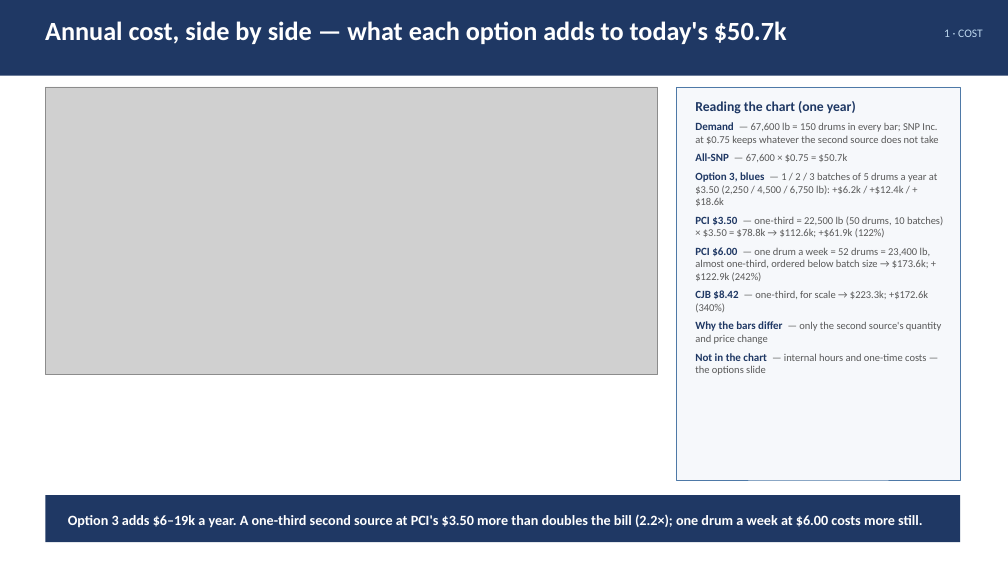
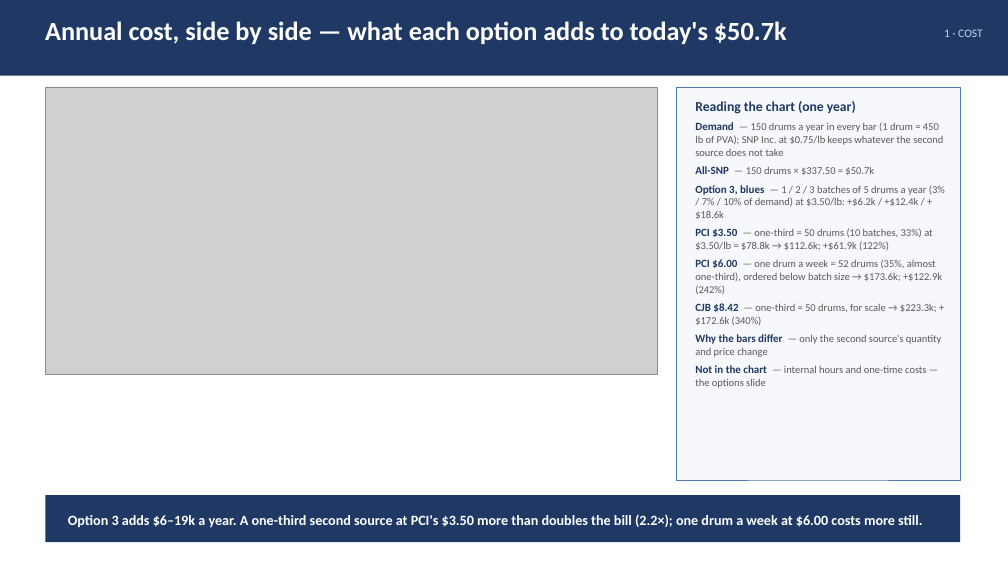
Before and after one commit to naviero1/Claude-Works, a slide deck: slide 3 of PVA second supplier initiative/PVA_Second_Supplier_Leadership_Deck.pptx. Drawn at 1008x567 pixels with LibreOffice and Linux fonts; fonts in the diff are those of the drawing; grey boxes stand for pictures. Boxes give left, top, right and bottom in pixels: in the first picture for what was removed or moved away, otherwise in the second. Text is boxed around its words. In the diff, an @@ line names an element or a change of style, - is before the commit and + after.

```diff
--- a/PVA second supplier initiative/PVA_Second_Supplier_Leadership_Deck.pptx
+++ b/PVA second supplier initiative/PVA_Second_Supplier_Leadership_Deck.pptx
@@ text at (695, 122, 945, 325): text changed @@
-Demand — 67,600 lb = 150 drums in every bar; SNP Inc. at $0.75 keeps whatever the second source does not take
-All-SNP — 67,600 × $0.75 = $50.7k
-Option 3, blues — 1 / 2 / 3 batches of 5 drums a year at $3.50 (2,250 / 4,500 / 6,750 lb): +$6.2k / +$12.4k / +$18.6k
-PCI $3.50 — one-third = 22,500 lb (50 drums, 10 batches) × $3.50 = $78.8k → $112.6k; +$61.9k (122%)
-PCI $6.00 — one drum a week = 52 drums = 23,400 lb, almost one-third, ordered below batch size → $173.6k; +$122.9k (242%)
-CJB $8.42 — one-third, for scale → $223.3k; +$172.6k (340%)
+Demand — 150 drums a year in every bar (1 drum = 450 lb of PVA); SNP Inc. at $0.75/lb keeps whatever the second source does not take
+All-SNP — 150 drums × $337.50 = $50.7k
+Option 3, blues — 1 / 2 / 3 batches of 5 drums a year (3% / 7% / 10% of demand) at $3.50/lb: +$6.2k / +$12.4k / +$18.6k
+PCI $3.50 — one-third = 50 drums (10 batches, 33%) at $3.50/lb = $78.8k → $112.6k; +$61.9k (122%)
+PCI $6.00 — one drum a week = 52 drums (35%, almost one-third), ordered below batch size → $173.6k; +$122.9k (242%)
+CJB $8.42 — one-third = 50 drums, for scale → $223.3k; +$172.6k (340%)
```
Also in this commit, not shown: 4 other slides changed, 4 other files.
